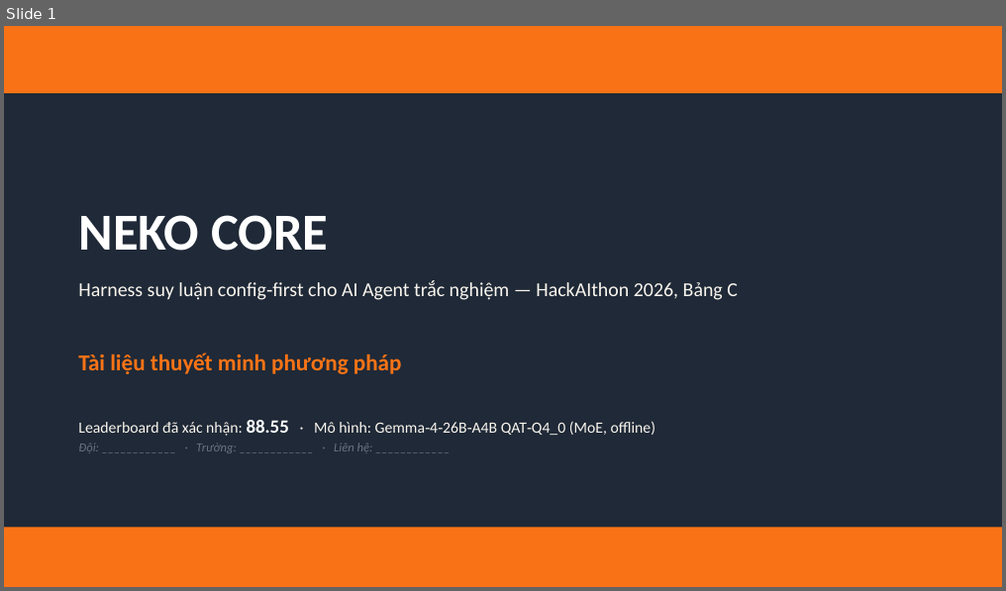
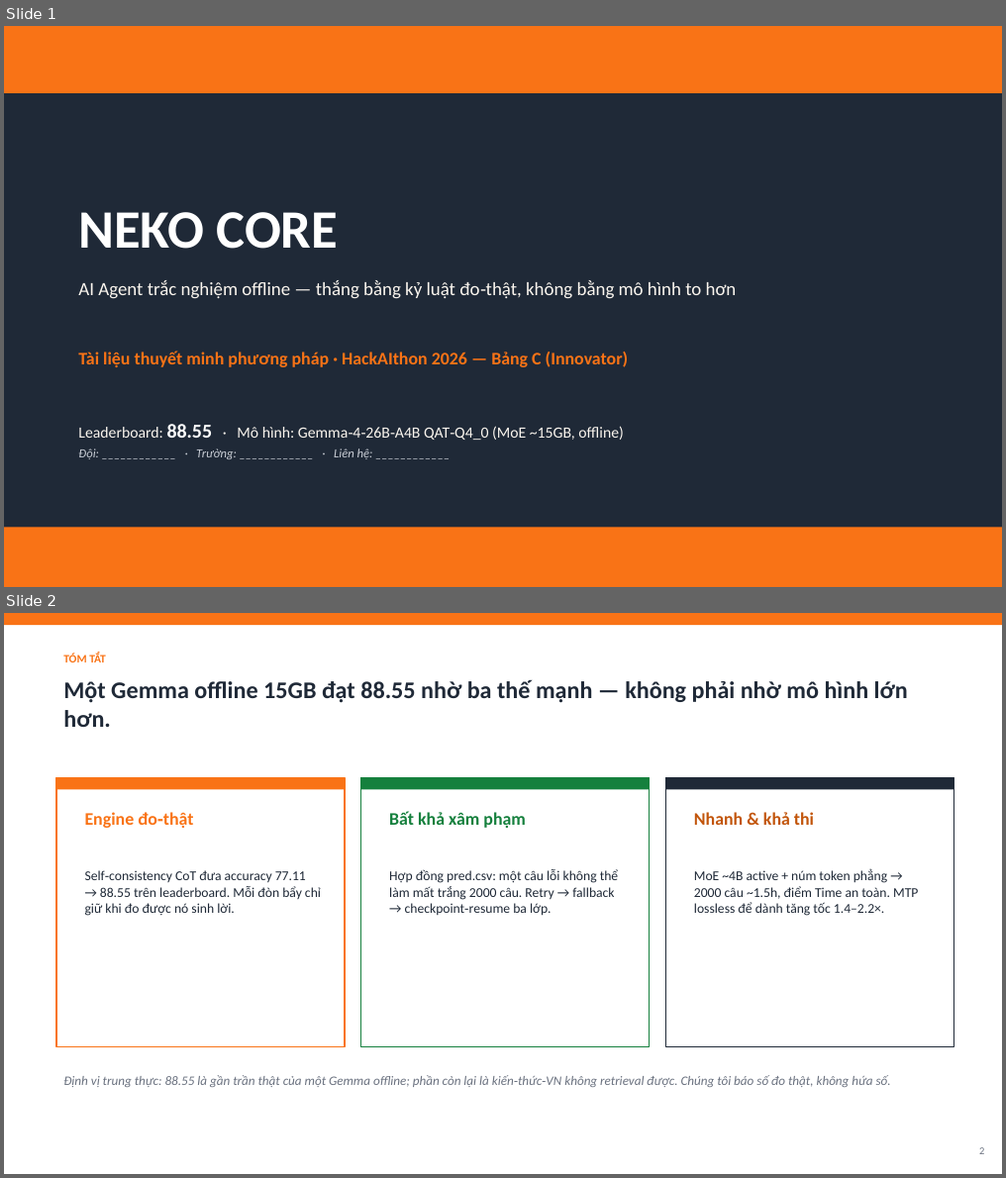
Before and after one commit to meiiie/bang_c, a slide deck: docs/Neko-Core-Thuyet-minh-phuong-phap.pptx. Shown one above the other, each under a label of ours: slide 1 before the commit, slides 1 and 2 after it. The pictures are 1006x591 and 1006x1178 pixels, drawn with LibreOffice and Linux fonts; fonts in the diff are those of the drawing. Boxes give left, top, right and bottom in pixels: in the first picture for what was removed or moved away, otherwise in the second. Text is boxed around its words. In the diff, an @@ line names an element or a change of style, - is before the commit and + after.

```diff
--- a/docs/Neko-Core-Thuyet-minh-phuong-phap.pptx
+++ b/docs/Neko-Core-Thuyet-minh-phuong-phap.pptx
@@ slide 2 added at [4, 613, 1002, 1174], background #FFFFFF @@
@@ rectangle added at [4, 613, 1002, 625], fill #F97316 @@
@@ text added at [63, 653, 106, 663], 11 pt, text #F97316, bold @@
+TÓM TẮT
@@ text added at [63, 680, 908, 727], 23 pt, text #1F2937, bold @@
+Một Gemma offline 15GB đạt 88.55 nhờ ba thế mạnh — không phải nhờ mô hình lớn hơn.
@@ rectangle added at [56, 777, 345, 1048], fill #FFFFFF, outline #F97316 1.5 pt @@
@@ rectangle added at [56, 777, 345, 789], fill #F97316 @@
@@ rectangle added at [361, 777, 649, 1048], fill #FFFFFF, outline #15803D 1.5 pt @@
@@ rectangle added at [361, 777, 649, 789], fill #15803D @@
@@ rectangle added at [665, 777, 954, 1048], fill #FFFFFF, outline #1F2937 1.5 pt @@
@@ rectangle added at [665, 777, 954, 789], fill #1F2937 @@
@@ text added at [85, 812, 194, 828], 17 pt, text #F97316, bold @@
+Engine đo‑thật
@@ text added at [389, 811, 526, 828], 17 pt, text #15803D, bold @@
+Bất khả xâm phạm
@@ text added at [694, 812, 814, 825], 17 pt, text #C2550B, bold @@
+Nhanh & khả thi
@@ text added at [85, 870, 321, 916], 13 pt, text #1F2937 @@
+Self‑consistency CoT đưa accuracy 77.11 → 88.55 trên leaderboard. Mỗi đòn bẩy chỉ giữ khi đo được nó sinh lời.
@@ text added at [389, 869, 618, 916], 13 pt, text #1F2937 @@
+Hợp đồng pred.csv: một câu lỗi không thể làm mất trắng 2000 câu. Retry → fallback → checkpoint‑resume ba lớp.
@@ text added at [694, 869, 918, 916], 13 pt, text #1F2937 @@
+MoE ~4B active + núm token phẳng → 2000 câu ~1.5h, điểm Time an toàn. MTP lossless để dành tăng tốc 1.4–2.2×.
@@ text added at [63, 1075, 891, 1087], 12.5 pt, text #6B7280, italic @@
+Định vị trung thực: 88.55 là gần trần thật của một Gemma offline; phần còn lại là kiến‑thức‑VN không retrieval được. Chúng tôi báo số đo thật, không hứa số.
@@ text added at [979, 1148, 984, 1155], 10 pt, text #6B7280 @@
+2
@@ slide 1 changed as well @@
@@ text "NEKO CORE" at [78, 212, 339, 249]: size 50 to 52 pt; more space between paragraphs @@
@@ text at [78, 280, 737, 299]: text changed; size 19 to 18 pt @@
-Harness suy luận config‑first cho AI Agent trắc nghiệm — HackAIthon 2026, Bảng C
+AI Agent trắc nghiệm offline — thắng bằng kỷ luật đo‑thật, không bằng mô hình to hơn
@@ text at [78, 351, 628, 368]: text changed; size 22 to 17 pt @@
-Tài liệu thuyết minh phương pháp
+Tài liệu thuyết minh phương pháp · HackAIthon 2026 — Bảng C (Innovator)
@@ text at [78, 424, 623, 440]: text changed @@
-Leaderboard đã xác nhận: 88.55 · Mô hình: Gemma‑4‑26B‑A4B QAT‑Q4_0 (MoE, offline)
+Leaderboard: 88.55 · Mô hình: Gemma‑4‑26B‑A4B QAT‑Q4_0 (MoE ~15GB, offline)
@@ text at [78, 449, 373, 460]: text colour #6B7280 to #C9CED6 in "Đội: ____________ · Trường: ____________ · Liên ..."; more space between paragraphs @@
```
Also in this commit, not shown: 9 other slides changed, 2 other slides added, 2 slides removed, 1 other file.
